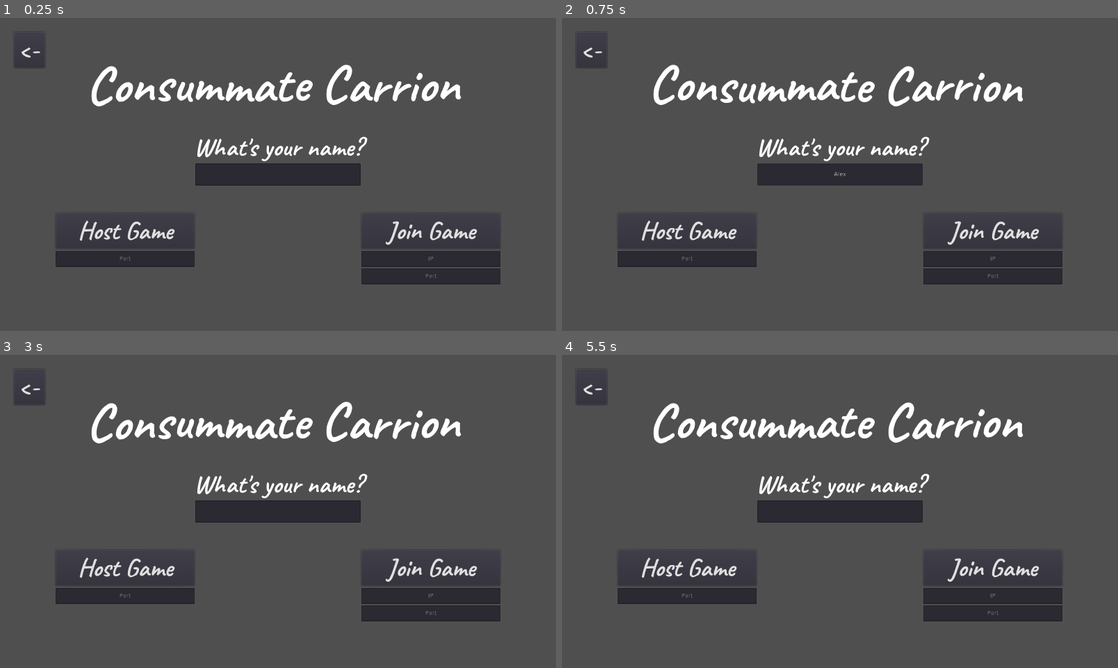
Above: before the commit, frames 1-4 (two rows, left to right).
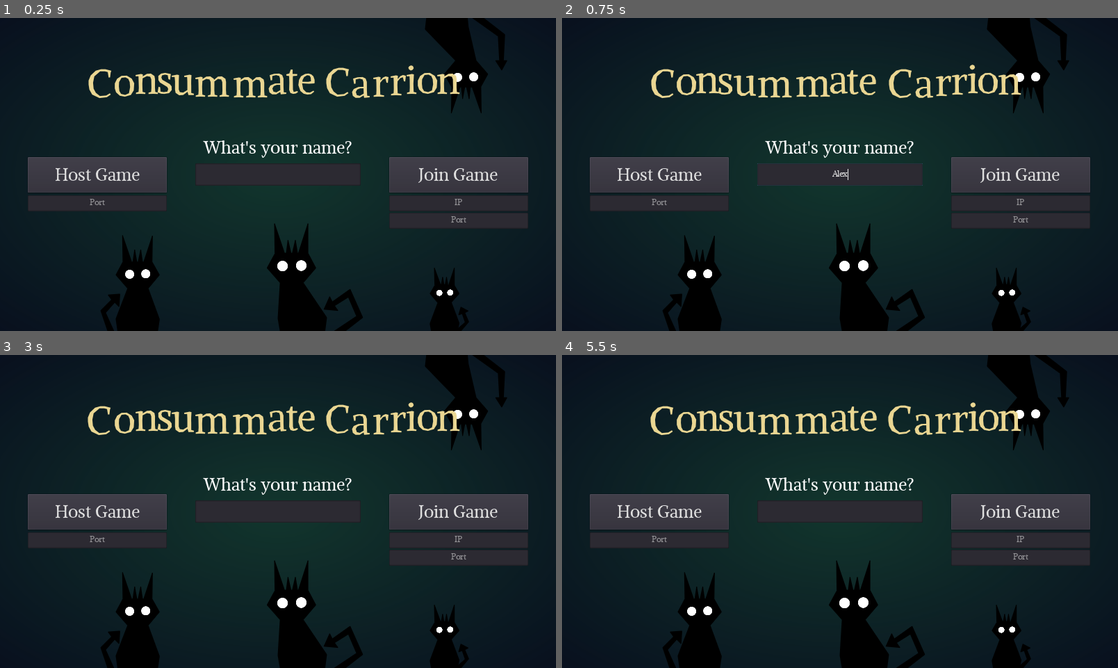
Above: after the commit, the same moments.

Repository: FractalDiane/consummate-carrion
Game: Godot game, scene res://scenes/title.tscn
The game is run twice, just before and just after one commit, with the same random seed, the same clock (stepped at 60 frames per second) and the same inputs.
Inputs (mouse positions are in pixels of both pictures, inside the frame that each line leads up to):
- Up to frame 1 (0.25 s): no input
- Up to frame 2 (0.75 s): click (840, 174) at 0.52 s; type "Alex" at 0.6 s
- Up to frame 3 (3 s): click "Host Game" at 1.25 s; click (528, 630) at 2 s; click "<-" at 2.75 s
- Up to frame 4 (5.5 s): click "Join Game" at 3.5 s; click (1090, 630) at 4.25 s; click "<-" at 5 s

The runs differ from the first frame. In frame 1, 92% of the frame differs, in the area x 0-100%, y 0-100%; in frame 2, 92%; in frame 3, 92%; in frame 4, 92%.

Commit message:
Improve title screen

Diff:
--- /dev/null
+++ b/fonts/font_display_new.tres
@@ -0,0 +1,7 @@
+[gd_resource type="DynamicFont" load_steps=2 format=2]
+
+[ext_resource path="res://fonts/AlikeAngular-Regular.ttf" type="DynamicFontData" id=1]
+
+[resource]
+size = 90
+font_data = ExtResource( 1 )
--- /dev/null
+++ b/fonts/font_display_new_m.tres
@@ -0,0 +1,7 @@
+[gd_resource type="DynamicFont" load_steps=2 format=2]
+
+[ext_resource path="res://fonts/AlikeAngular-Regular.ttf" type="DynamicFontData" id=1]
+
+[resource]
+size = 40
+font_data = ExtResource( 1 )
--- /dev/null
+++ b/fonts/font_display_new_xs.tres
@@ -0,0 +1,7 @@
+[gd_resource type="DynamicFont" load_steps=2 format=2]
+
+[ext_resource path="res://fonts/AlikeAngular-Regular.ttf" type="DynamicFontData" id=1]
+
+[resource]
+size = 20
+font_data = ExtResource( 1 )
--- /dev/null
+++ b/fonts/font_display_other.tres
@@ -0,0 +1,7 @@
+[gd_resource type="DynamicFont" load_steps=2 format=2]
+
+[ext_resource path="res://fonts/YATRAONE-REGULAR.TTF" type="DynamicFontData" id=1]
+
+[resource]
+size = 84
+font_data = ExtResource( 1 )
--- /dev/null
+++ b/fonts/font_display_other2.tres
@@ -0,0 +1,7 @@
+[gd_resource type="DynamicFont" load_steps=2 format=2]
+
+[ext_resource path="res://fonts/YATRAONE-REGULAR.TTF" type="DynamicFontData" id=1]
+
+[resource]
+size = 60
+font_data = ExtResource( 1 )
--- /dev/null
+++ b/prefabs/eyes.tscn
@@ -0,0 +1,94 @@
+[gd_scene load_steps=8 format=2]
+
+[ext_resource path="res://scripts/cosmetic/eyes.gd" type="Script" id=1]
+[ext_resource path="res://shaders/eye_blink.gdshader" type="Shader" id=2]
+[ext_resource path="res://textures/eye.png" type="Texture" id=3]
+
+[sub_resource type="ShaderMaterial" id=4]
+resource_local_to_scene = true
+shader = ExtResource( 2 )
+shader_param/amount = 0.0
+
+[sub_resource type="ShaderMaterial" id=5]
+resource_local_to_scene = true
+shader = ExtResource( 2 )
+shader_param/amount = 0.0
+
+[sub_resource type="Animation" id=7]
+length = 0.001
+tracks/0/type = "value"
+tracks/0/path = NodePath("Eye:material:shader_param/amount")
+tracks/0/interp = 1
+tracks/0/loop_wrap = true
+tracks/0/imported = false
+tracks/0/enabled = true
+tracks/0/keys = {
+"times": PoolRealArray( 0 ),
+"transitions": PoolRealArray( 1 ),
+"update": 0,
+"values": [ 0.0 ]
+}
+tracks/1/type = "value"
+tracks/1/path = NodePath("Eye2:material:shader_param/amount")
+tracks/1/interp = 1
+tracks/1/loop_wrap = true
+tracks/1/imported = false
+tracks/1/enabled = true
+tracks/1/keys = {
+"times": PoolRealArray( 0 ),
+"transitions": PoolRealArray( 1 ),
+"update": 0,
+"values": [ 0.0 ]
+}
+
+[sub_resource type="Animation" id=6]
+resource_name = "blink"
+length = 0.5
+tracks/0/type = "value"
+tracks/0/path = NodePath("Eye:material:shader_param/amount")
+tracks/0/interp = 1
+tracks/0/loop_wrap = true
+tracks/0/imported = false
+tracks/0/enabled = true
+tracks/0/keys = {
+"times": PoolRealArray( 0, 0.2, 0.4 ),
+"transitions": PoolRealArray( 1, 1, 1 ),
+"update": 0,
+"values": [ 0.0, 55.0, 0.0 ]
+}
+tracks/1/type = "value"
+tracks/1/path = NodePath("Eye2:material:shader_param/amount")
+tracks/1/interp = 1
+tracks/1/loop_wrap = true
+tracks/1/imported = false
+tracks/1/enabled = true
+tracks/1/keys = {
+"times": PoolRealArray( 0, 0.2, 0.4 ),
+"transitions": PoolRealArray( 1, 1, 1 ),
+"update": 0,
+"values": [ 0.0, 55.0, 0.0 ]
+}
+
+[node name="Eyes" type="Node2D"]
+script = ExtResource( 1 )
+
+[node name="Eye" type="Sprite" parent="."]
+material = SubResource( 4 )
+position = Vector2( -18.5001, 0.499878 )
+scale = Vector2( 0.656248, 0.656246 )
+texture = ExtResource( 3 )
+
+[node name="Eye2" type="Sprite" parent="."]
+material = SubResource( 5 )
+position = Vector2( 18.5, -0.499999 )
+scale = Vector2( 0.656249, 0.656246 )
+texture = ExtResource( 3 )
+
+[node name="AnimationPlayer" type="AnimationPlayer" parent="."]
+anims/RESET = SubResource( 7 )
+anims/blink = SubResource( 6 )
+
+[node name="Timer" type="Timer" parent="."]
+
+[connection signal="timeout" from="Timer" to="." method="randomize_timer"]
+[connection signal="timeout" from="Timer" to="AnimationPlayer" method="play" binds= [ "blink" ]]
--- a/project.godot
+++ b/project.godot
@@ -10,9 +10,9 @@
 
 [application]
 
-config/name="Exquisite Corpse"
+config/name="Consummate Carrion"
 run/main_scene="res://scenes/title.tscn"
-config/icon="res://icon.png"
+config/icon="res://demontail.png"
 
 [audio]
 
@@ -33,10 +33,43 @@
 window/stretch/mode="2d"
 window/stretch/aspect="expand"
 
+[importer_defaults]
+
+texture={
+"compress/bptc_ldr": 0,
+"compress/hdr_mode": 0,
+"compress/lossy_quality": 0.7,
+"compress/mode": 0,
+"compress/normal_map": 0,
+"detect_3d": true,
+"flags/anisotropic": false,
+"flags/filter": false,
+"flags/mipmaps": false,
+"flags/repeat": 0,
+"flags/srgb": 2,
+"process/HDR_as_SRGB": false,
+"process/fix_alpha_border": true,
+"process/invert_color": false,
+"process/normal_map_invert_y": false,
+"process/premult_alpha": false,
+"size_limit": 0,
+"stream": false,
+"svg/scale": 1.0
+}
+
+[input]
+
+mouse={
+"deadzone": 0.5,
+"events": [ Object(InputEventMouseButton,"resource_local_to_scene":false,"resource_name":"","device":0,"alt":false,"shift":false,"control":false,"meta":false,"command":false,"button_mask":0,"position":Vector2( 0, 0 ),"global_position":Vector2( 0, 0 ),"factor":1.0,"button_index":1,"pressed":false,"doubleclick":false,"script":null)
+ ]
+}
+
 [physics]
 
 common/enable_pause_aware_picking=true
 
 [rendering]
 
+quality/depth/hdr=false
 environment/default_environment="res://default_env.tres"
--- a/scenes/game.tscn
+++ b/scenes/game.tscn
@@ -1,26 +1,8 @@
-[gd_scene load_steps=6 format=2]
+[gd_scene load_steps=4 format=2]
 
 [ext_resource path="res://scripts/game.gd" type="Script" id=1]
 [ext_resource path="res://fonts/font_display2.tres" type="DynamicFont" id=2]
 [ext_resource path="res://fonts/font_text.tres" type="DynamicFont" id=3]
-
-[sub_resource type="Shader" id=1]
-code = "shader_type canvas_item;
-uniform vec4 color = vec4(1, 1, 1, 0.5);
-
-
-void fragment(){
-    vec4 tex = texture(TEXTURE, UV);
-
-    tex *= vec4(color.rgb, UV.x);
-
-    COLOR = tex;
-}
-"
-
-[sub_resource type="ShaderMaterial" id=2]
-shader = SubResource( 1 )
-shader_param/color = Plane( 1, 1, 1, 0.5 )
 
 [node name="Game" type="Control"]
 anchor_right = 1.0
@@ -41,7 +23,6 @@
 }
 
 [node name="StoryBase" type="Control" parent="."]
-material = SubResource( 2 )
 anchor_left = 0.5
 anchor_top = 0.5
 anchor_right = 0.5
@@ -55,7 +36,6 @@
 }
 
 [node name="Story" type="TextEdit" parent="StoryBase"]
-use_parent_material = true
 anchor_right = 1.0
 anchor_bottom = 1.0
 custom_fonts/font = ExtResource( 3 )
--- a/scenes/title.tscn
+++ b/scenes/title.tscn
@@ -1,8 +1,46 @@
-[gd_scene load_steps=4 format=2]
-
-[ext_resource path="res://fonts/font_display.tres" type="DynamicFont" id=1]
+[gd_scene load_steps=13 format=2]
+
+[ext_resource path="res://fonts/font_display_new.tres" type="DynamicFont" id=1]
 [ext_resource path="res://fonts/font_display2.tres" type="DynamicFont" id=2]
 [ext_resource path="res://scripts/scenes/title.gd" type="Script" id=3]
+[ext_resource path="res://fonts/font_display_new_m.tres" type="DynamicFont" id=4]
+[ext_resource path="res://fonts/font_display_new_xs.tres" type="DynamicFont" id=5]
+[ext_resource path="res://demons.png" type="Texture" id=6]
+[ext_resource path="res://prefabs/eyes.tscn" type="PackedScene" id=7]
+
+[sub_resource type="Shader" id=1]
+code = "shader_type canvas_item;
+render_mode unshaded;
+
+uniform vec4 color : hint_color;
+
+void fragment() {
+	COLOR.rgb = color.rgb;
+	COLOR.a = distance(vec2(0.5), UV);
+}
+"
+
+[sub_resource type="ShaderMaterial" id=2]
+shader = SubResource( 1 )
+shader_param/color = Color( 0.0156863, 0, 0.0941176, 1 )
+
+[sub_resource type="Animation" id=3]
+resource_name = "tail"
+
+[sub_resource type="Shader" id=4]
+code = "shader_type canvas_item;
+render_mode unshaded;
+
+uniform float amount = 0.0;
+
+void vertex() {
+	VERTEX.x += sin(VERTEX.y) * amount;
+}
+"
+
+[sub_resource type="ShaderMaterial" id=5]
+shader = SubResource( 4 )
+shader_param/amount = 0.0
 
 [node name="Title" type="Control"]
 anchor_right = 1.0
@@ -17,22 +55,159 @@
 [node name="Background" type="ColorRect" parent="."]
 anchor_right = 1.0
 anchor_bottom = 1.0
-color = Color( 0.313726, 0.313726, 0.313726, 1 )
-__meta__ = {
-"_edit_lock_": true,
-"_edit_use_anchors_": false
-}
+color = Color( 0.0716858, 0.210938, 0.176125, 1 )
+__meta__ = {
+"_edit_lock_": true,
+"_edit_use_anchors_": false
+}
+
+[node name="Decorations" type="Control" parent="."]
+anchor_right = 1.0
+anchor_bottom = 1.0
+__meta__ = {
+"_edit_use_anchors_": false
+}
+
+[node name="Vignette" type="ColorRect" parent="."]
+material = SubResource( 2 )
+anchor_right = 1.0
+anchor_bottom = 1.0
+__meta__ = {
+"_edit_lock_": true,
+"_edit_use_anchors_": false
+}
+
+[node name="Demons" type="Sprite" parent="."]
+visible = false
+position = Vector2( 640, 360 )
+texture = ExtResource( 6 )
+
+[node name="Demon" type="Control" parent="."]
+anchor_top = 1.0
+anchor_bottom = 1.0
+margin_top = -720.0
+margin_right = 1280.0
+__meta__ = {
+"_edit_lock_": true,
+"_edit_use_anchors_": false
+}
+
+[node name="Body" type="Polygon2D" parent="Demon"]
+position = Vector2( 531, 360 )
+color = Color( 0, 0, 0, 1 )
+antialiased = true
+polygon = PoolVector2Array( -260, 360, -264, 332, -237, 262, -264, 231, -248, 201, -249, 140, -228, 201, -225, 201, -221, 173, -216, 201, -213, 201, -207, 173, -203, 201, -200, 201, -180, 141, -181, 201, -164, 231, -190, 262, -164, 333, -168, 360 )
+
+[node name="Tail" type="Polygon2D" parent="Demon"]
+position = Vector2( 256, 720 )
+color = Color( 0, 0, 0, 1 )
+offset = Vector2( 94, -382 )
+antialiased = true
+polygon = PoolVector2Array( -88, 382, -107, 340, -86, 316, -76, 326, -74, 297, -101, 299, -93, 310, -118, 335, -102, 382 )
+
+[node name="Eyes" parent="Demon" instance=ExtResource( 7 )]
+position = Vector2( 317, 589 )
+
+[node name="AnimationPlayer" type="AnimationPlayer" parent="Demon"]
+anims/tail = SubResource( 3 )
+
+[node name="Demon2" type="Control" parent="."]
+anchor_left = 0.5
+anchor_top = 1.0
+anchor_right = 0.5
+anchor_bottom = 1.0
+margin_left = -640.0
+margin_top = -720.0
+margin_right = 640.0
+__meta__ = {
+"_edit_lock_": true,
+"_edit_use_anchors_": false
+}
+
+[node name="Body" type="Polygon2D" parent="Demon2"]
+position = Vector2( 992, 360 )
+color = Color( 0, 0, 0, 1 )
+antialiased = true
+polygon = PoolVector2Array( -347, 360, -352, 331, -347, 249, -377, 215, -359, 182, -360, 113, -337, 181, -333, 181, -329, 151, -322, 181, -319, 181, -312, 151, -307, 181, -305, 181, -283, 113, -283, 181, -265, 215, -294, 249, -240, 329, -244, 360 )
+
+[node name="Tail" type="Polygon2D" parent="Demon2"]
+material = SubResource( 5 )
+position = Vector2( 784, 720 )
+color = Color( 0, 0, 0, 1 )
+offset = Vector2( 208, -360 )
+antialiased = true
+polygon = PoolVector2Array( -222, 360, -171, 326, -190, 282, -222, 302, -214, 313, -246, 310, -233, 281, -227, 293, -186, 264, -157, 329, -197, 360 )
+
+[node name="Eyes" parent="Demon2" instance=ExtResource( 7 )]
+position = Vector2( 672, 570 )
+scale = Vector2( 1.16571, 1.16571 )
+
+[node name="Demon3" type="Control" parent="."]
+anchor_left = 1.0
+anchor_right = 1.0
+margin_left = -1280.0
+margin_bottom = 720.0
+__meta__ = {
+"_edit_lock_": true,
+"_edit_use_anchors_": false
+}
+
+[node name="Body" type="Polygon2D" parent="Demon3"]
+position = Vector2( 992, 360 )
+color = Color( 0, 0, 0, 1 )
+antialiased = true
+polygon = PoolVector2Array( -10, -360, -13, -334, 57, -262, 31, -231, 48, -201, 47, -141, 67, -201, 70, -201, 73, -174, 78, -201, 82, -201, 88, -174, 91, -201, 95, -201, 116, -141, 115, -202, 131, -231, 104, -262, 86, -340, 84, -360 )
+
+[node name="Tail" type="Polygon2D" parent="Demon3"]
+position = Vector2( 1104, 0 )
+color = Color( 0, 0, 0, 1 )
+offset = Vector2( -112, 360 )
+antialiased = true
+polygon = PoolVector2Array( 96, -360, 155, -318, 158, -262, 149, -262, 163, -240, 175, -262, 167, -262, 170, -322, 121, -360 )
+
+[node name="Eyes" parent="Demon3" instance=ExtResource( 7 )]
+position = Vector2( 1072, 136 )
+
+[node name="Demon4" type="Control" parent="."]
+anchor_left = 1.0
+anchor_top = 1.0
+anchor_right = 1.0
+anchor_bottom = 1.0
+margin_left = -1280.0
+margin_top = -720.0
+__meta__ = {
+"_edit_lock_": true,
+"_edit_use_anchors_": false
+}
+
+[node name="Body" type="Polygon2D" parent="Demon4"]
+position = Vector2( 992, 360 )
+color = Color( 0, 0, 0, 1 )
+antialiased = true
+polygon = PoolVector2Array( 8, 215, 9, 255, -2, 274, 16, 295, -2, 343, 1, 360, 61, 360, 65, 342, 47, 294, 65, 274, 54, 255, 54, 215, 41, 254, 39, 254, 36, 236, 33, 253, 30, 253, 27, 236, 24, 253, 22, 253 )
+
+[node name="Tail" type="Polygon2D" parent="Demon4"]
+position = Vector2( 1056, 720 )
+color = Color( 0, 0, 0, 1 )
+offset = Vector2( -64, -360 )
+antialiased = true
+polygon = PoolVector2Array( 69, 360, 87, 339, 78, 318, 86, 314, 69, 305, 64, 323, 72, 320, 79, 340, 56, 360 )
+
+[node name="Eyes" parent="Demon4" instance=ExtResource( 7 )]
+position = Vector2( 1024, 632 )
+scale = Vector2( 0.675981, 0.675981 )
 
 [node name="Title" type="RichTextLabel" parent="."]
 anchor_left = 0.5
 anchor_right = 0.5
 margin_left = -442.0
-margin_top = 77.0
+margin_top = 88.0
 margin_right = 442.0
-margin_bottom = 222.0
+margin_bottom = 233.0
+custom_colors/default_color = Color( 0.917647, 0.839216, 0.572549, 1 )
 custom_fonts/normal_font = ExtResource( 1 )
 bbcode_enabled = true
-bbcode_text = "[wave amp=20]Consummate Carrion[/wave]"
+bbcode_text = "[tornado radius=5]Consummate Carrion[/tornado]"
 meta_underlined = false
 text = "Consummate Carrion"
 scroll_active = false
@@ -46,10 +221,10 @@
 anchor_right = 0.5
 anchor_bottom = 0.5
 margin_left = -208.0
-margin_top = -101.0
+margin_top = -88.0
 margin_right = 208.0
-margin_bottom = -19.0
-custom_fonts/font = ExtResource( 2 )
+margin_bottom = -6.0
+custom_fonts/font = ExtResource( 4 )
 text = "What's your name?"
 align = 1
 __meta__ = {
@@ -65,7 +240,9 @@
 margin_top = -25.0
 margin_right = 190.0
 margin_bottom = 25.0
-align = 1
+custom_fonts/font = ExtResource( 5 )
+align = 1
+caret_blink = true
 __meta__ = {
 "_edit_use_anchors_": false
 }
@@ -75,77 +252,84 @@
 anchor_top = 0.5
 anchor_right = 0.5
 anchor_bottom = 0.5
-margin_left = -512.0
+margin_left = -576.0
+margin_top = -40.0
+margin_right = -256.0
+margin_bottom = 42.0
+custom_fonts/font = ExtResource( 4 )
+text = "Host Game"
+__meta__ = {
+"_edit_use_anchors_": false
+}
+
+[node name="EditHostPort" type="LineEdit" parent="."]
+anchor_left = 0.5
+anchor_top = 0.5
+anchor_right = 0.5
+anchor_bottom = 0.5
+margin_left = -576.0
+margin_top = 48.0
+margin_right = -256.0
+margin_bottom = 84.0
+custom_fonts/font = ExtResource( 5 )
+align = 1
+placeholder_text = "Port"
+caret_blink = true
+__meta__ = {
+"_edit_use_anchors_": false
+}
+
+[node name="ButtonJoin" type="Button" parent="."]
+anchor_left = 0.5
+anchor_top = 0.5
+anchor_right = 0.5
+anchor_bottom = 0.5
+margin_left = 256.0
+margin_top = -40.0
+margin_right = 576.0
+margin_bottom = 42.0
+custom_fonts/font = ExtResource( 4 )
+text = "Join Game"
+__meta__ = {
+"_edit_use_anchors_": false
+}
+
+[node name="EditJoinIp" type="LineEdit" parent="."]
+anchor_left = 0.5
+anchor_top = 0.5
+anchor_right = 0.5
+anchor_bottom = 0.5
+margin_left = 256.0
+margin_top = 48.0
+margin_right = 576.0
+margin_bottom = 84.0
+custom_fonts/font = ExtResource( 5 )
+align = 1
+placeholder_text = "IP"
+caret_blink = true
+__meta__ = {
+"_edit_use_anchors_": false
+}
+
+[node name="EditJoinPort" type="LineEdit" parent="."]
+anchor_left = 0.5
+anchor_top = 0.5
+anchor_right = 0.5
+anchor_bottom = 0.5
+margin_left = 256.0
 margin_top = 88.0
-margin_right = -192.0
-margin_bottom = 170.0
-custom_fonts/font = ExtResource( 2 )
-text = "Host Game"
-__meta__ = {
-"_edit_use_anchors_": false
-}
-
-[node name="ButtonJoin" type="Button" parent="."]
-anchor_left = 0.5
-anchor_top = 0.5
-anchor_right = 0.5
-anchor_bottom = 0.5
-margin_left = 192.0
-margin_top = 88.0
-margin_right = 512.0
-margin_bottom = 170.0
-custom_fonts/font = ExtResource( 2 )
-text = "Join Game"
-__meta__ = {
-"_edit_use_anchors_": false
-}
-
-[node name="EditHostPort" type="LineEdit" parent="."]
-anchor_left = 0.5
-anchor_top = 0.5
-anchor_right = 0.5
-anchor_bottom = 0.5
-margin_left = -512.0
-margin_top = 176.0
-margin_right = -192.0
-margin_bottom = 212.0
+margin_right = 576.0
+margin_bottom = 124.0
+custom_fonts/font = ExtResource( 5 )
 align = 1
 placeholder_text = "Port"
-__meta__ = {
-"_edit_use_anchors_": false
-}
-
-[node name="EditJoinIp" type="LineEdit" parent="."]
-anchor_left = 0.5
-anchor_top = 0.5
-anchor_right = 0.5
-anchor_bottom = 0.5
-margin_left = 192.0
-margin_top = 176.0
-margin_right = 512.0
-margin_bottom = 212.0
-align = 1
-placeholder_text = "IP"
-__meta__ = {
-"_edit_use_anchors_": false
-}
-
-[node name="EditJoinPort" type="LineEdit" parent="."]
-anchor_left = 0.5
-anchor_top = 0.5
-anchor_right = 0.5
-anchor_bottom = 0.5
-margin_left = 192.0
-margin_top = 216.0
-margin_right = 512.0
-margin_bottom = 252.0
-align = 1
-placeholder_text = "Port"
+caret_blink = true
 __meta__ = {
 "_edit_use_anchors_": false
 }
 
 [node name="ButtonExit" type="Button" parent="."]
+visible = false
 margin_left = 32.0
 margin_top = 32.0
 margin_right = 104.0
--- /dev/null
+++ b/scripts/cosmetic/eyes.gd
@@ -0,0 +1,9 @@
+extends Node2D
+
+func _ready() -> void:
+	randomize_timer()
+	$Timer.start()
+
+func randomize_timer() -> void:
+	var time := rand_range(3.0, 8.0)
+	$Timer.set_wait_time(time);
--- a/scripts/game.gd
+++ b/scripts/game.gd
@@ -69,7 +69,7 @@
 	if after_first:
 		current_round += 1
 
-	if current_round <= NetworkManager.get_player_count():
+	if current_round < NetworkManager.get_player_count():
 		timer_count = NetworkManager.timer_max
 		var current_story: Dictionary = stories[player_order.find(get_tree().get_network_unique_id())]
 
@@ -82,7 +82,7 @@
 
 			result.push_back(split_total[-(i + 1)])
 
-		result.invert()
+		#result.invert()
 		my_current_prefix = result.join(" ")
 		current_story_text = my_current_prefix
 		story_text.set_text(my_current_prefix)
@@ -90,6 +90,8 @@
 		NetworkManager.players_ready.clear()
 		my_timer_up = false
 		game_started = true
+	else:
+		print("FINISHED")
 
 
 func _on_Story_text_changed() -> void:
--- a/scripts/network_manager.gd
+++ b/scripts/network_manager.gd
@@ -22,6 +22,7 @@
 func _ready() -> void:
 	get_tree().connect("network_peer_connected", self, "_on_player_connect")
 	get_tree().connect("network_peer_disconnected", self, "_on_player_disconnect")
+	randomize()
 
 
 func set_my_name(player_name: String) -> void:
--- a/scripts/scenes/lobby.gd
+++ b/scripts/scenes/lobby.gd
@@ -18,8 +18,6 @@
 	if get_tree().is_network_server():
 		$SettingsBlocker.hide()
 		$ButtonStart.show()
-
-		randomize()
 
 	add_player(NetworkManager.players[get_tree().get_network_unique_id()]["name"], true)
 	NetworkManager.connect("player_connected", self, "_on_player_connected")
--- a/scripts/scenes/title.gd
+++ b/scripts/scenes/title.gd
@@ -10,6 +10,12 @@
 onready var edit_join_ip := $EditJoinIp as LineEdit
 onready var edit_join_port := $EditJoinPort as LineEdit
 onready var edit_host_port := $EditHostPort as LineEdit
+
+func _process(_delta: float) -> void:
+	var shd := $Vignette.get_material() as ShaderMaterial
+	shd.set_shader_param("mouse_pos", get_global_mouse_position() / OS.get_window_size())
+	shd.set_shader_param("mouse_button", Vector2(float(Input.is_action_pressed("mouse")), float(Input.is_action_just_pressed("mouse"))))
+
 
 
 func _on_ButtonHost_button_down() -> void:
--- /dev/null
+++ b/shaders/eye_blink.gdshader
@@ -0,0 +1,8 @@
+shader_type canvas_item;
+render_mode unshaded;
+
+uniform float amount = 0.0f;
+
+void vertex() {
+	VERTEX.y += sin(VERTEX.y) * amount;
+}
Not shown, added: audio/sound/text_click.ogg.import
Not shown, added: audio/sound/transition.ogg.import
Not shown, added: audio/sound/transition_long.ogg.import
Not shown, added: audio/sound/transition_recede.ogg.import
Binary file added: demons.png
Not shown, added: demons.png.import
Binary file added: demontail.png
Not shown, added: demontail.png.import
Binary file added: fonts/AlikeAngular-Regular.ttf
Binary file added: fonts/YATRAONE-REGULAR.TTF
Binary file added: textures/eye.png
Not shown, added: textures/eye.png.import
(and 4 more such lines)
